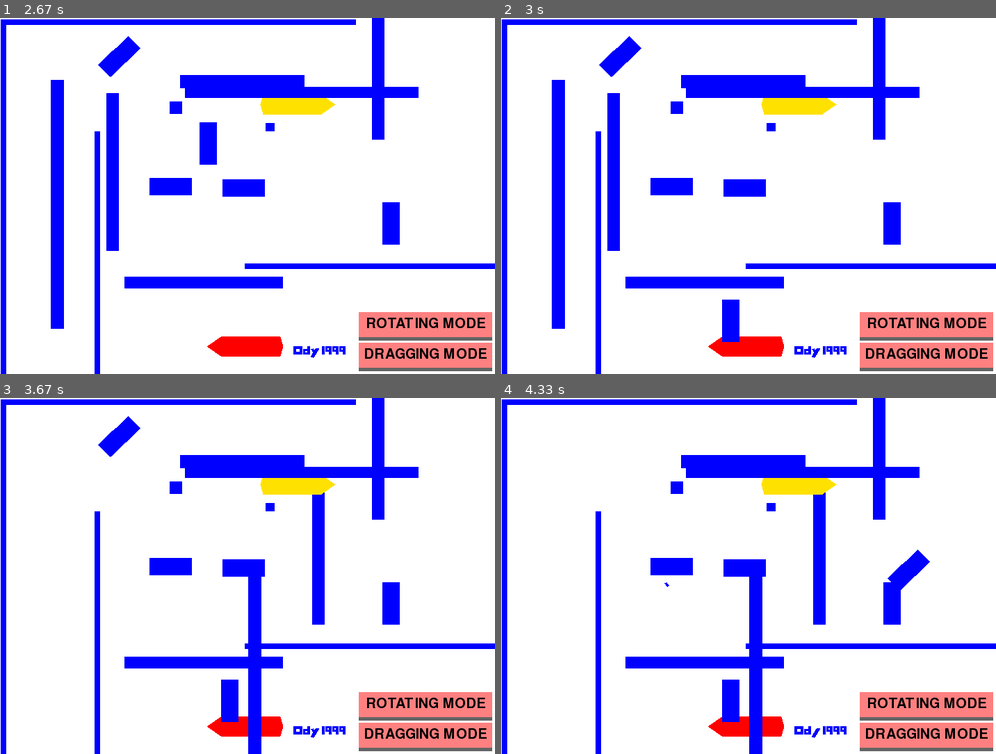
Above: before the commit, frames 1-4 (two rows, left to right).
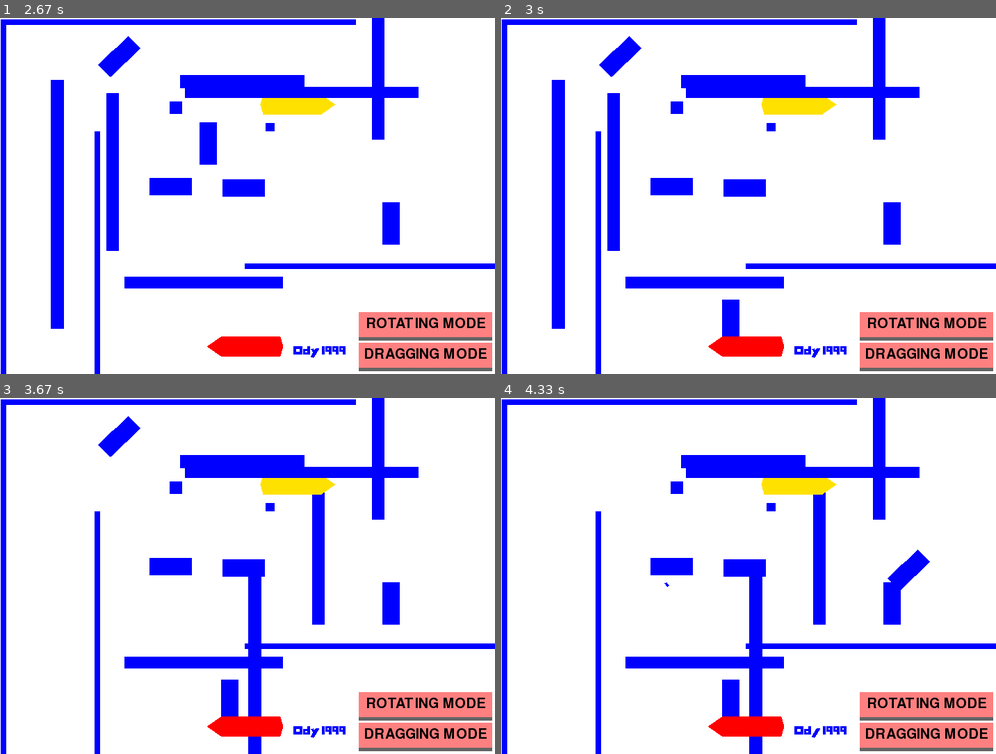
Above: after the commit, the same moments.

Repository: yuanhenglee/Motion-Planning-with-Pygame
Game: pygame game, started from BFPGame/run.py
The game is run twice, just before and just after one commit, with the same random seed, the same clock (stepped at 60 frames per second) and the same inputs.
Inputs (mouse positions are in pixels of both pictures, inside the frame that each line leads up to):
- Up to frame 1 (2.67 s): press the mouse at (351, 196) at 0.37 s; move the mouse to (356, 142) at 0.47 s; release the mouse at (356, 85) at 0.6 s; press the mouse at (207, 224) at 0.7 s; move the mouse to (297, 224) at 0.8 s; release the mouse at (391, 220) at 0.93 s; press the mouse at (356, 139) at 1.03 s; move the mouse to (282, 174) at 1.13 s; release the mouse at (212, 210) at 1.27 s; press the mouse at (306, 196) at 1.37 s; move the mouse to (341, 128) at 1.47 s; release the mouse at (376, 60) at 1.6 s; press the mouse at (178, 370) at 1.7 s; move the mouse to (301, 317) at 1.8 s; release the mouse at (420, 267) at 1.93 s; press the mouse at (183, 324) at 2.03 s; move the mouse to (242, 206) at 2.13 s; release the mouse at (301, 92) at 2.27 s; press the mouse at (212, 174) at 2.37 s; move the mouse to (153, 252) at 2.47 s; release the mouse at (99, 327) at 2.6 s
- Up to frame 2 (3 s): press the mouse at (708, 142) at 2.7 s; move the mouse to (718, 231) at 2.8 s; release the mouse at (728, 320) at 2.93 s
- Up to frame 3 (3.67 s): press the mouse at (113, 551) at 3.03 s; move the mouse to (212, 547) at 3.13 s; release the mouse at (316, 543) at 3.27 s; press the mouse at (59, 583) at 3.37 s; move the mouse to (153, 636) at 3.47 s; release the mouse at (252, 693) at 3.6 s
- Up to frame 4 (4.33 s): press the mouse at (812, 729) at 3.7 s; move the mouse to (738, 657) at 3.8 s; release the mouse at (664, 583) at 3.93 s; press the mouse at (619, 437) at 4.03 s; move the mouse to (763, 501) at 4.13 s; release the mouse at (906, 568) at 4.27 s

Frame 1 is identical in both runs. In frame 2, less than 0.1% of the frame differs, in the area x 44-49%, y 89-92%; in frame 3, 0.2%, in the area x 44-53%, y 89-96%; in frame 4, 0.2%.

Commit message:
make path easier to edit

Diff:
--- a/BFPGame/initialize.py
+++ b/BFPGame/initialize.py
@@ -4,9 +4,13 @@
 from polygon import *
 import utils
 
+# robot_dat_path = "Dat/bfp-data/robot1.dat"
+robot_dat_path = "Dat/robot.dat"
+# obstacle_dat_path = "Dat/bfp-data/obstacle1.dat"
+obstacle_dat_path = "Dat/obstacle.dat"
+
 
 def loadRobots():
-    robot_dat_path = "Dat/robot.dat"
     with open(robot_dat_path) as f:
         f.readline()
         # number of robots
@@ -53,7 +57,6 @@
 
 
 def loadObstacle():
-    obstacle_dat_path = "Dat/obstacle.dat"
     with open(obstacle_dat_path) as f:
         f.readline()
         # number of obstacles
